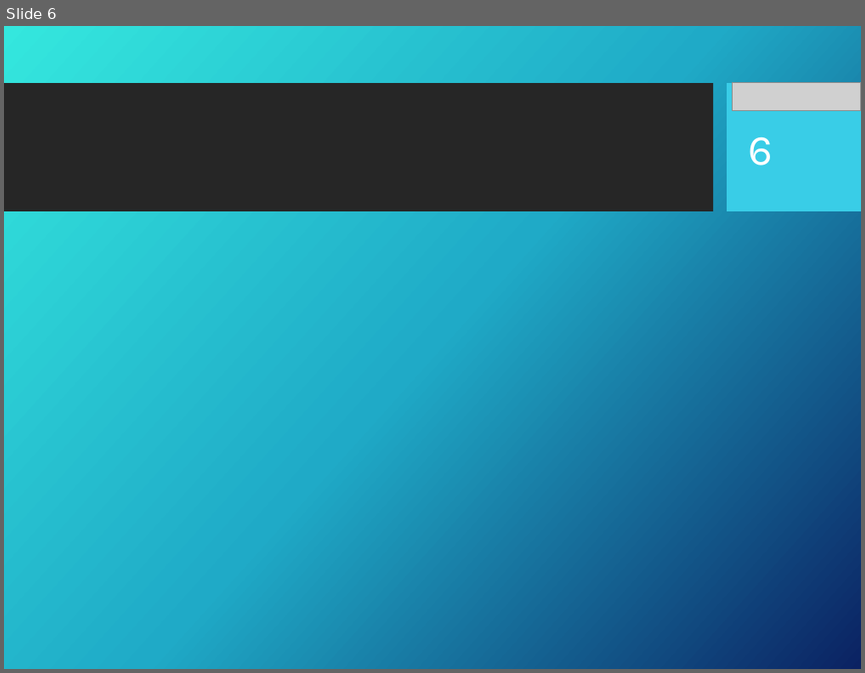
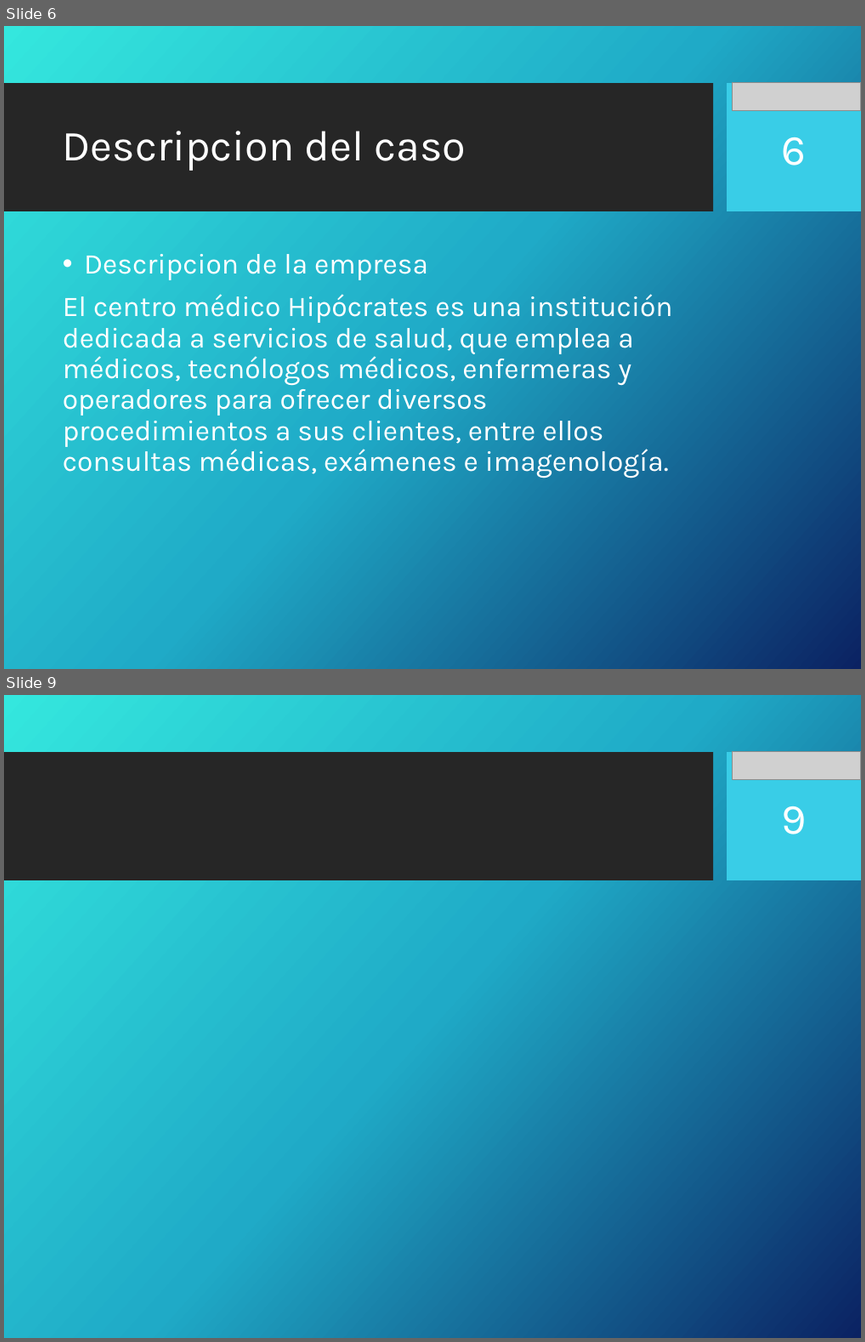
Before and after one commit to portafolio2016/hipocrates, a slide deck: docs/plan-de-proyecto/ppt-iteracion1.pptx. Shown one above the other, each under a label of ours: slide 6 before the commit, slides 6 and 9 after it; the slides between them are not shown. The pictures are 865x673 and 865x1342 pixels, drawn with LibreOffice and Linux fonts; fonts in the diff are those of the drawing; grey boxes stand for pictures; background and template pictures are left out. Boxes give left, top, right and bottom in pixels: in the first picture for what was removed or moved away, otherwise in the second. Text is boxed around its words. In the diff, an @@ line names an element or a change of style, - is before the commit and + after.

Commit message:
Actualización descripcion del caso

```diff
--- a/docs/plan-de-proyecto/ppt-iteracion1.pptx
+++ b/docs/plan-de-proyecto/ppt-iteracion1.pptx
@@ slide 6 added at (x1=4, y1=26, x2=861, y2=669), background picture (left out); not listed: 2 template elements that a slide beside it also shows @@
@@ picture added at (x1=732, y1=83, x2=861, y2=112) @@
@@ title added at (x1=63, y1=131, x2=466, y2=170), 36 pt, text #FFFFFF @@
+Descripcion del caso
@@ page number added at (x1=782, y1=137, x2=806, y2=165), 36 pt, text #FFFFFF @@
+6
@@ text added at (x1=63, y1=254, x2=673, y2=478), 24 pt, text #FFFFFF @@
+• Descripcion de la empresa
+El centro médico Hipócrates es una institución dedicada a servicios de salud, que emplea a médicos, tecnólogos médicos, enfermeras y operadores para ofrecer diversos procedimientos a sus clientes, entre ellos consultas médicas, exámenes e imagenología.
@@ what was slide 6 is now slide 9 @@
@@ page number at (x1=781, y1=806, x2=806, y2=834): text changed @@
-6
+9
```
Also in this commit, not shown: 2 other slides added.
